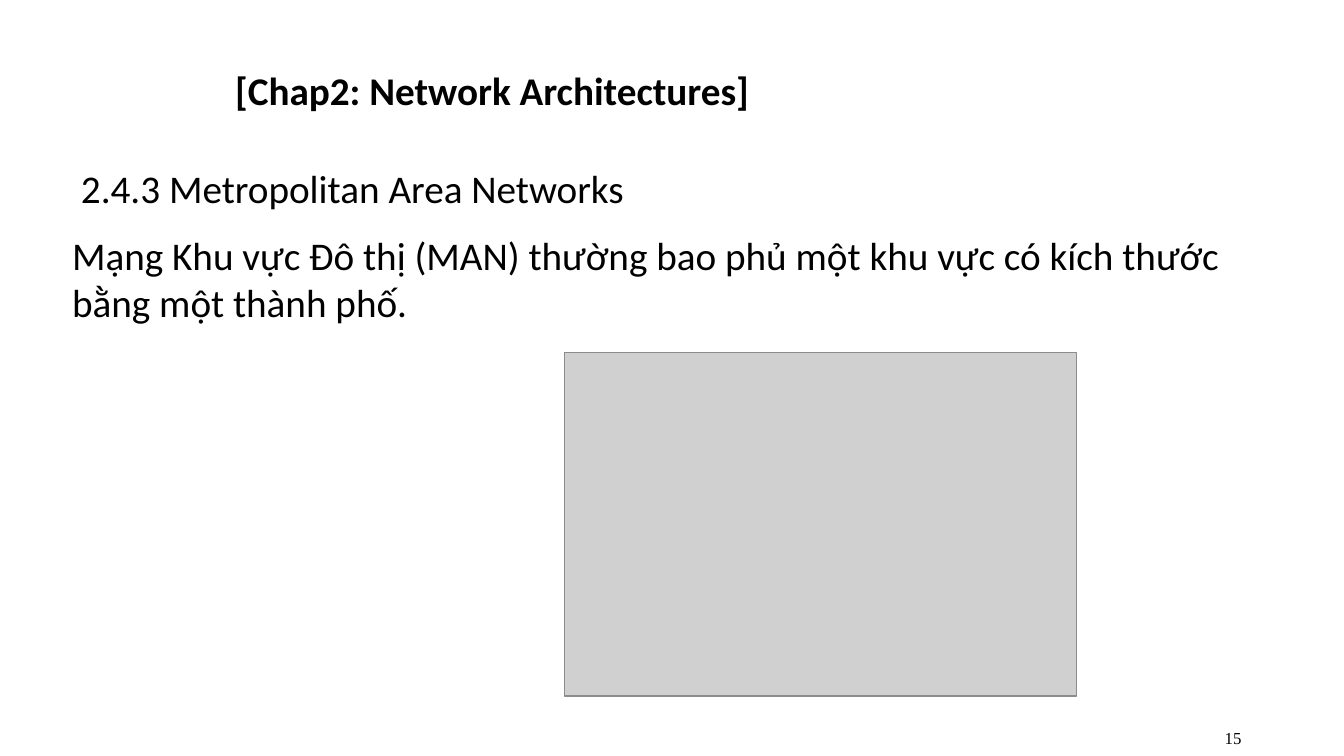
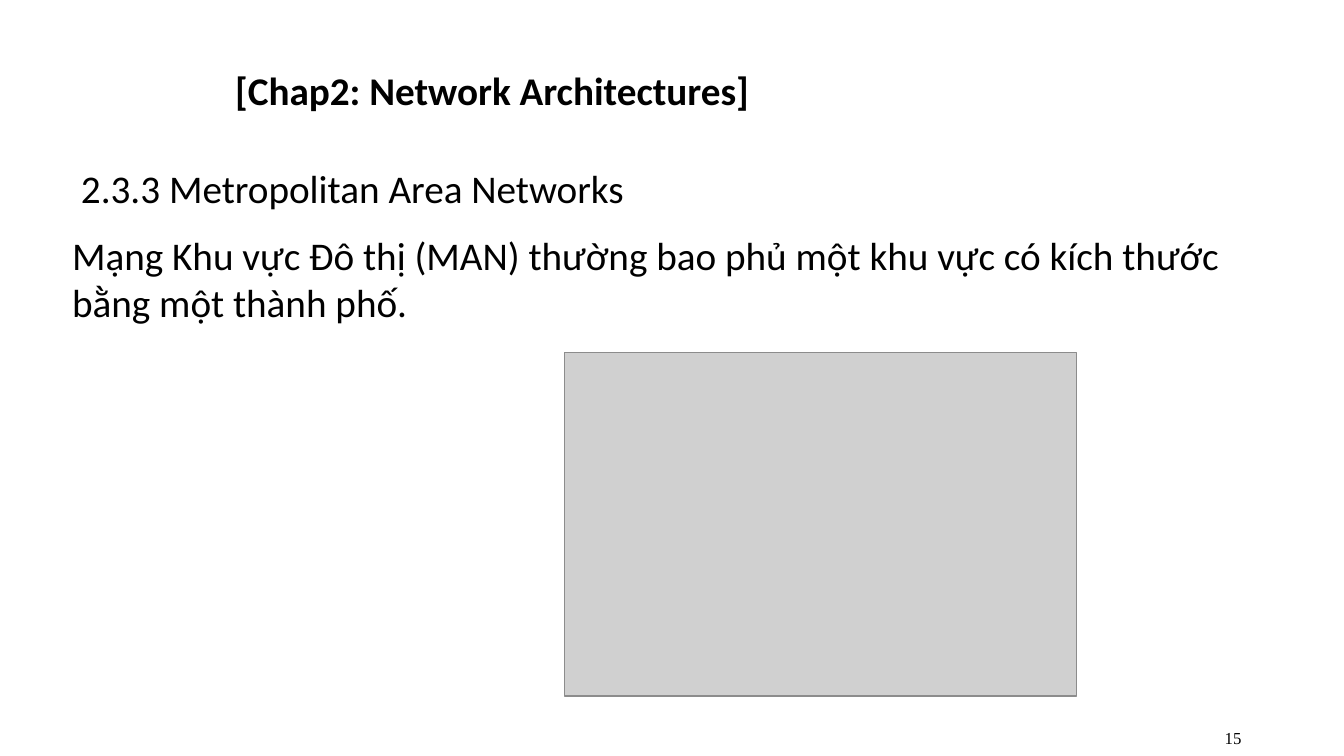
Before and after one commit to quang-vn26/Advanced-Network-Programming-Tieng-Viet-, a slide deck: slide 15 of pp1.pptx. Drawn at 1344x756 pixels with LibreOffice and Linux fonts; fonts in the diff are those of the drawing; grey boxes stand for pictures; background and template pictures are left out. Boxes give left, top, right and bottom in pixels: in the first picture for what was removed or moved away, otherwise in the second. Text is boxed around its words. In the diff, an @@ line names an element or a change of style, - is before the commit and + after.

```diff
--- a/pp1.pptx
+++ b/pp1.pptx
@@ text at (81, 175, 623, 210): text changed @@
-2.4.3 Metropolitan Area Networks
+2.3.3 Metropolitan Area Networks
```
Also in this commit, not shown: 15 other slides changed, 11 slides added, 2 slides removed.
